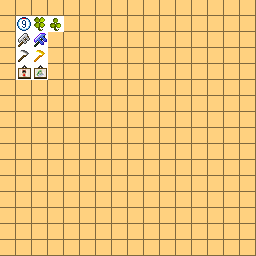
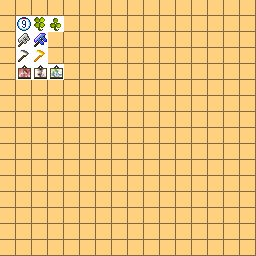
Layered file, before and after one edit (w=256, h=256). Changes by layer:
added layer "图层 8" above "图层 7" over [51, 69, 62, 77]
moved "图层 7" above "图层 6", painted on it over [35, 69, 46, 77]
painted on "图层 6" over [19, 69, 30, 77]
added layer "图层 5 副本 2" above "图层 5 副本" over [50, 65, 63, 79]
painted on "图层 1 副本 30" over [48, 64, 64, 80]
